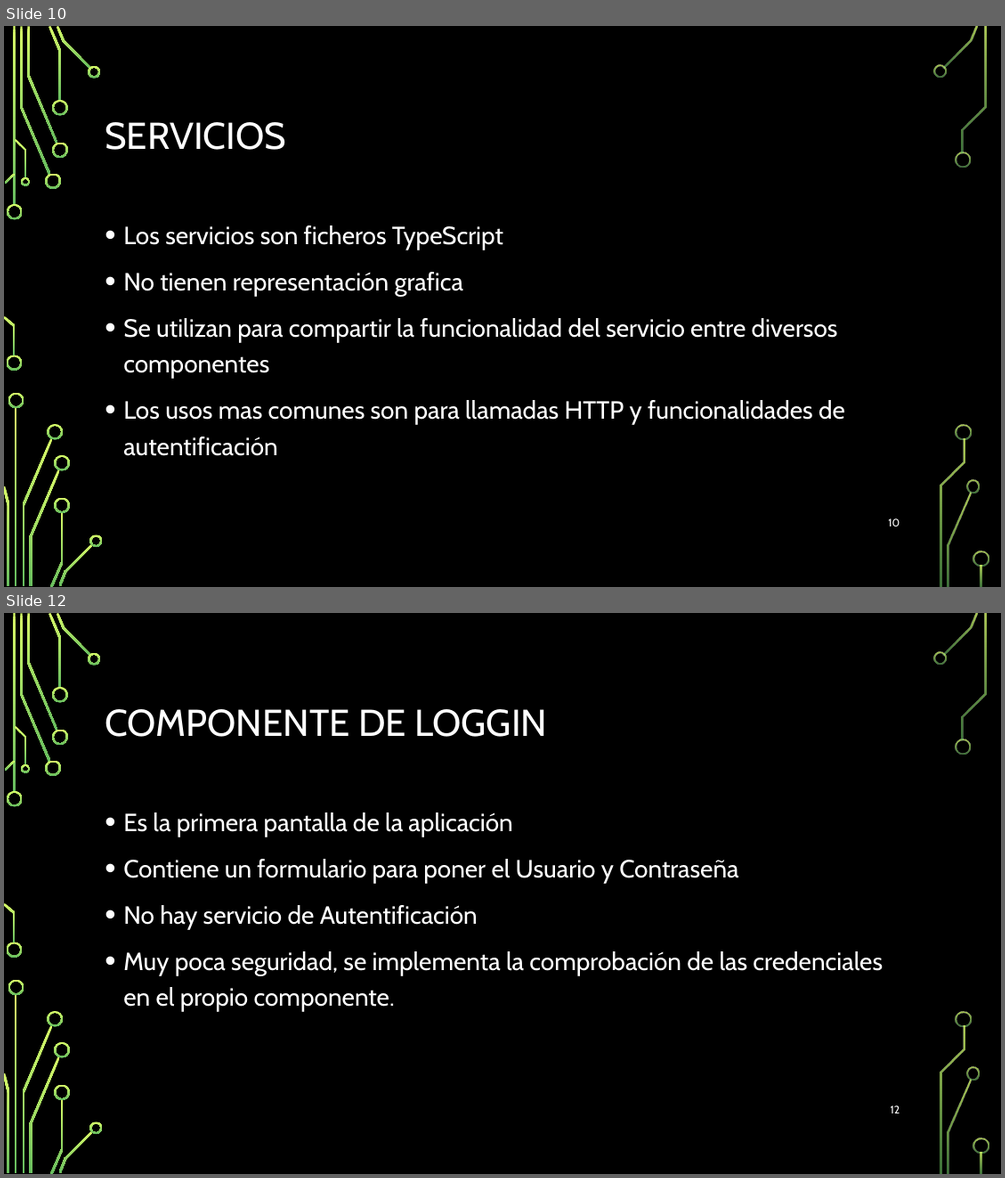
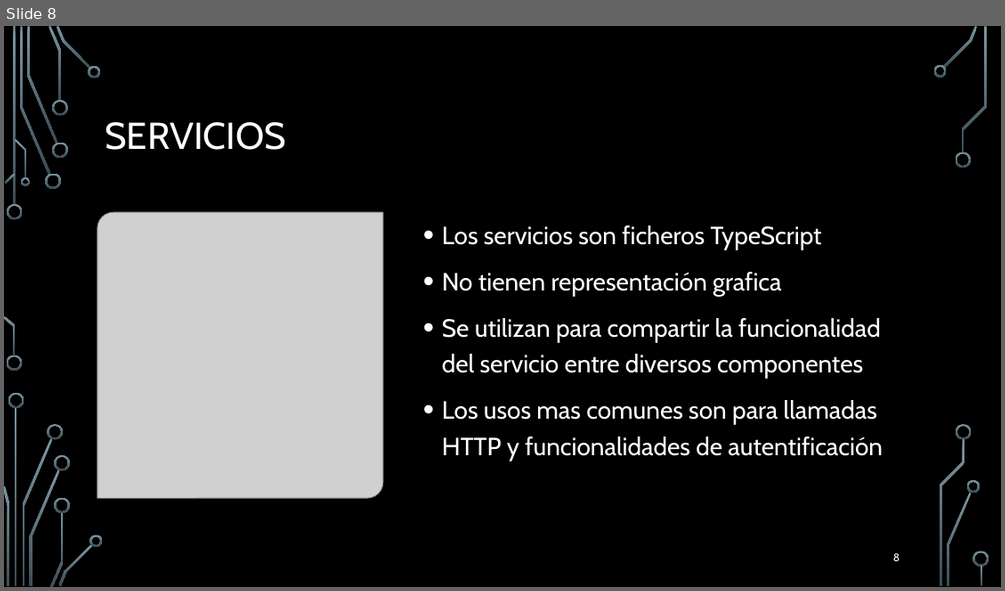
Before and after one commit to Hollex28/TFG-Proyecto_2019-2020, a slide deck: Presentacion del TFG.pptx. Shown one above the other, each under a label of ours: slides 10 and 12 before the commit, slide 8 after it; the slides between them are not shown. The pictures are 1005x1178 and 1005x591 pixels, drawn with LibreOffice and Linux fonts; fonts in the diff are those of the drawing; grey boxes stand for pictures; background and template pictures are left out. Boxes give left, top, right and bottom in pixels: in the first picture for what was removed or moved away, otherwise in the second. Text is boxed around its words. In the diff, an @@ line names an element or a change of style, - is before the commit and + after.

```diff
--- a/Presentacion del TFG.pptx
+++ b/Presentacion del TFG.pptx
@@ slide 12 removed at <box>4,613,1001,1174</box>, background picture (left out); not listed: 36 template elements that a slide beside it also shows @@
@@ title removed at <box>105,709,547,737</box> @@
-COMPONENTE DE LOGGIN
@@ text removed at <box>123,812,882,1012</box> @@
-• Es la primera pantalla de la aplicación
-• Contiene un formulario para poner el Usuario y Contraseña
-• No hay servicio de Autentificación
-• Muy poca seguridad, se implementa la comprobación de las credenciales en el propio componente.
@@ page number removed at <box>890,1105,900,1113</box> @@
-12
@@ what was slide 10 is now slide 8 @@
@@ slide 8 changed as well @@
@@ fill gradient #D8FC68 to #66BD5F to gradient #7C96A3 to #3B4C54 in 36 elements at <box>7,204,23,220</box>, <box>7,355,22,370</box>, <box>20,27,50,175</box>, <box>45,174,61,189</box>, <box>27,27,57,143</box>, <box>48,26,62,101</box>, <box>52,142,67,158</box>, <box>52,100,67,116</box>, <box>57,26,90,70</box>, <box>88,66,101,78</box>, <box>5,174,16,184</box>, <box>4,316,16,356</box>, <box>15,139,26,178</box>, <box>20,177,30,186</box>, <box>16,408,17,586</box>, <box>22,438,52,585</box>, <box>8,393,24,408</box>, <box>4,486,9,585</box>, <box>48,424,63,440</box>, <box>30,469,60,586</box>, <box>50,512,63,587</box>, <box>54,455,70,471</box>, <box>54,497,70,513</box>, <box>58,543,93,586</box>, <box>90,534,103,547</box>, <box>943,26,978,68</box>, <box>933,65,947,78</box>, <box>955,151,971,168</box>, <box>947,491,971,586</box>, <box>967,480,979,492</box>, <box>962,27,987,153</box>, <box>956,424,971,440</box>, <box>939,439,965,586</box>, <box>973,551,989,566</box>, <box>980,565,983,586</box>, <box>13,27,16,206</box> @@
@@ picture added at <box>97,212,383,498</box> @@
@@ text "Los servicios son ficheros TypeScript" rewrapped from <box>123,225,845,456</box> to <box>442,225,882,460</box> @@
@@ page number at <box>893,553,899,561</box>: text changed @@
-10
+8
```
Also in this commit, not shown: 11 other slides changed, 3 slides added, 11 other slides removed.
